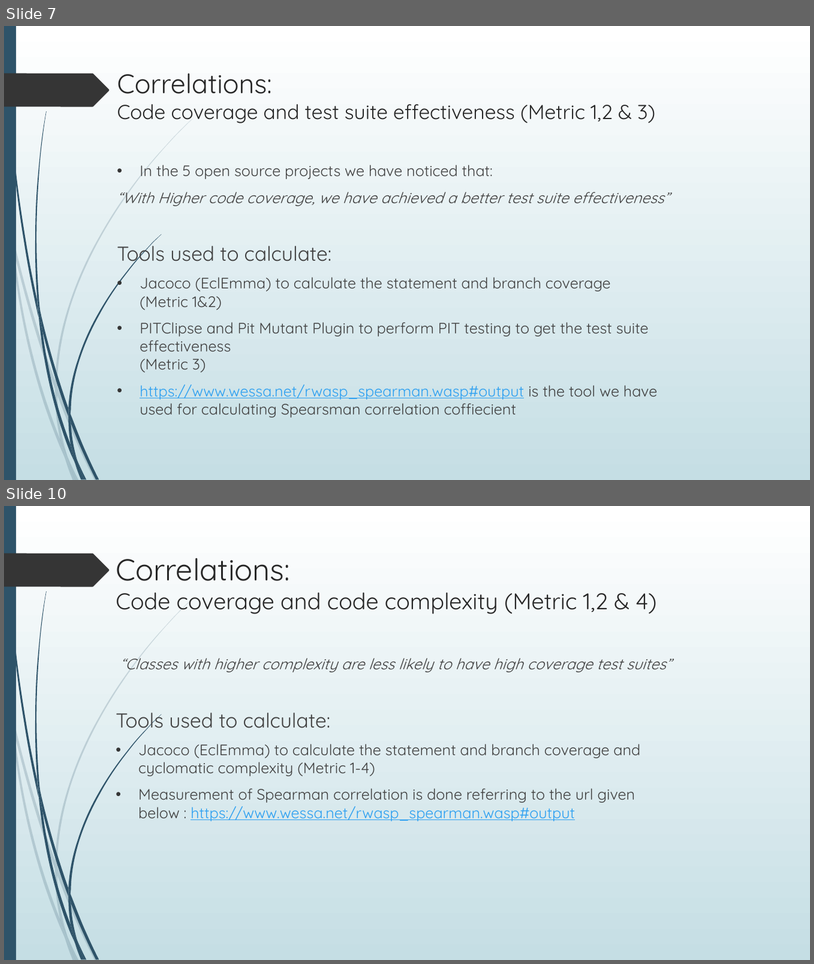
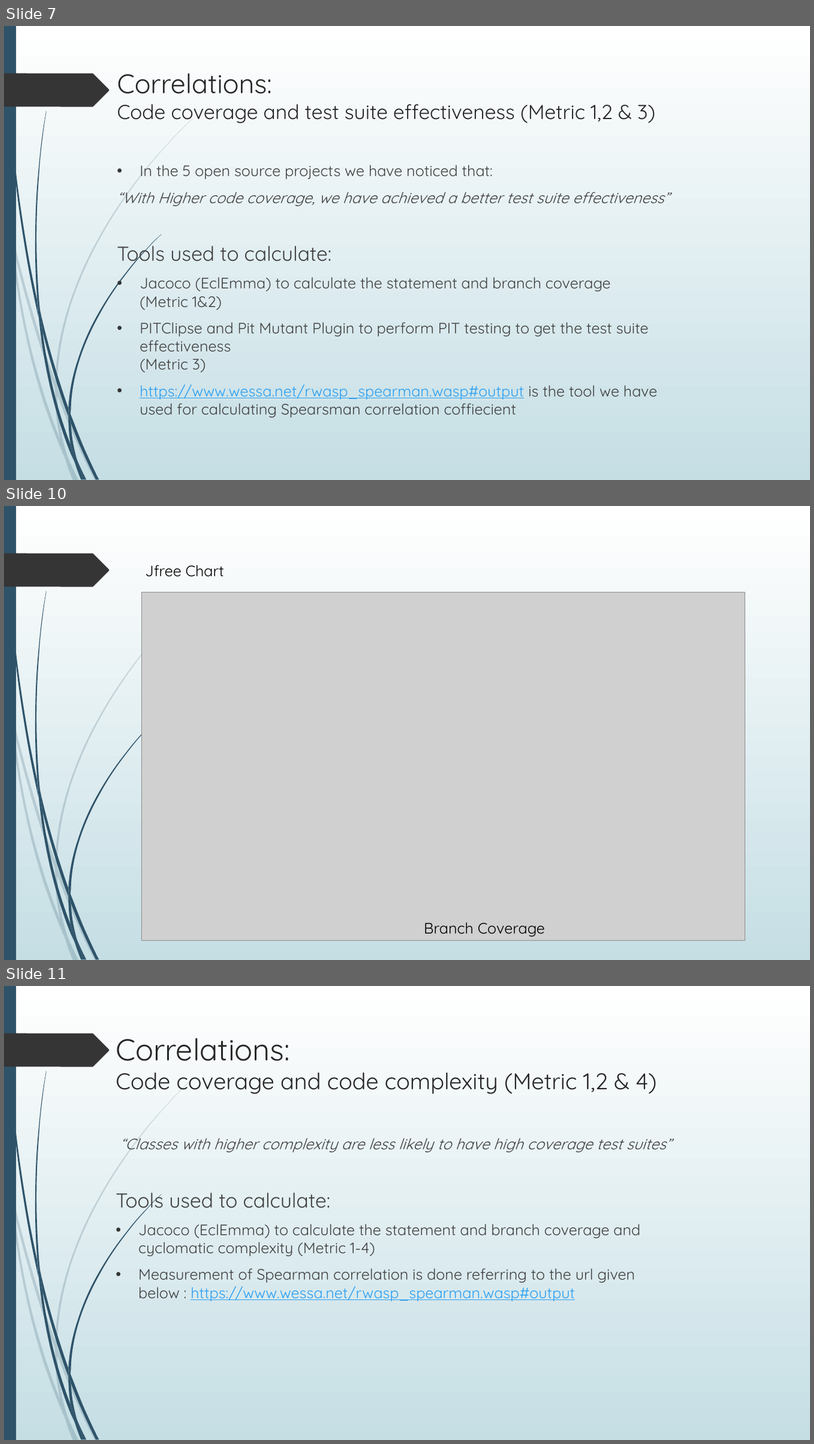
Before and after one commit to Shivamnautiyal20/SOEN6611_Project_Group_C, a slide deck: Documents/TeamC-Project presentation-SOEN 6611 .pptx. Shown one above the other, each under a label of ours: slides 7 and 10 before the commit, slides 7, 10 and 11 after it; the slides between them are not shown. The pictures are 814x964 and 814x1444 pixels, drawn with LibreOffice and Linux fonts; fonts in the diff are those of the drawing; grey boxes stand for pictures. Boxes give left, top, right and bottom in pixels: in the first picture for what was removed or moved away, otherwise in the second. Text is boxed around its words. In the diff, an @@ line names an element or a change of style, - is before the commit and + after.

Commit message:
Updated ppt with JFree chart data

```diff
--- a/Documents/TeamC-Project presentation-SOEN 6611 .pptx
+++ b/Documents/TeamC-Project presentation-SOEN 6611 .pptx
@@ slide 10 added at [4,506,810,960], background gradient #FFFFFF to #C5DEE5; not listed: 24 template elements that a slide beside it also shows @@
@@ text added at [145,565,224,577], 18 pt, text #000000 @@
+Jfree Chart
@@ picture added at [142,592,746,940] @@
@@ text added at [424,922,545,936], 18 pt, text #000000 @@
+Branch Coverage
@@ what was slide 10 is now slide 11 @@
```
Also in this commit, not shown: 3 slides changed, 5 other slides added, 2 slides removed, 3 other files.
